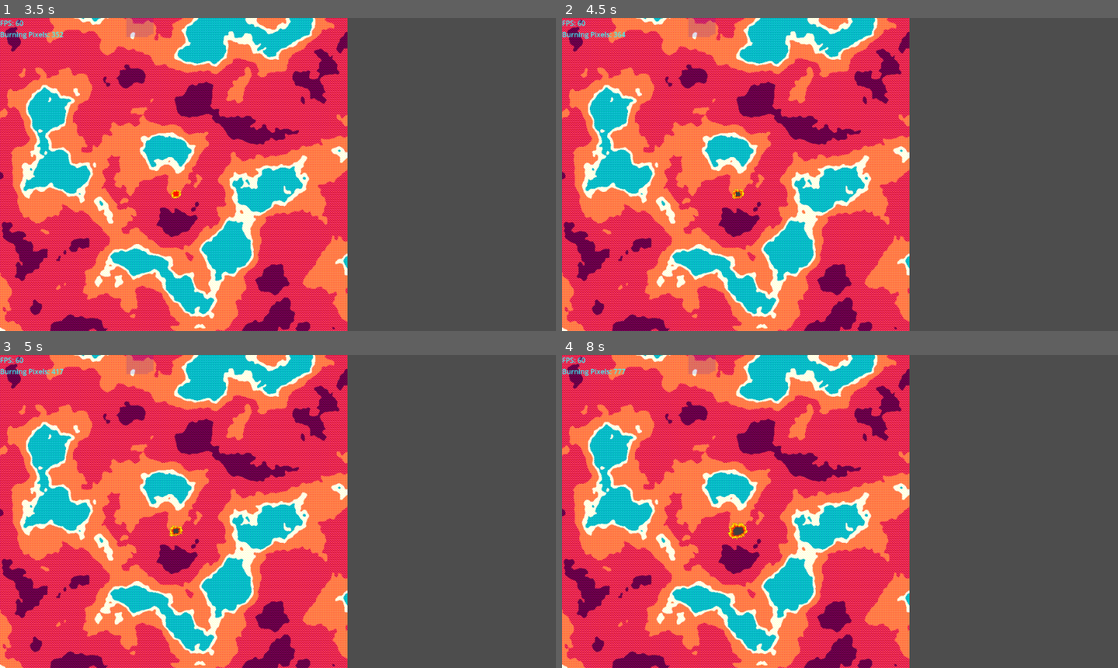
Above: before the commit, frames 1-4 (two rows, left to right).
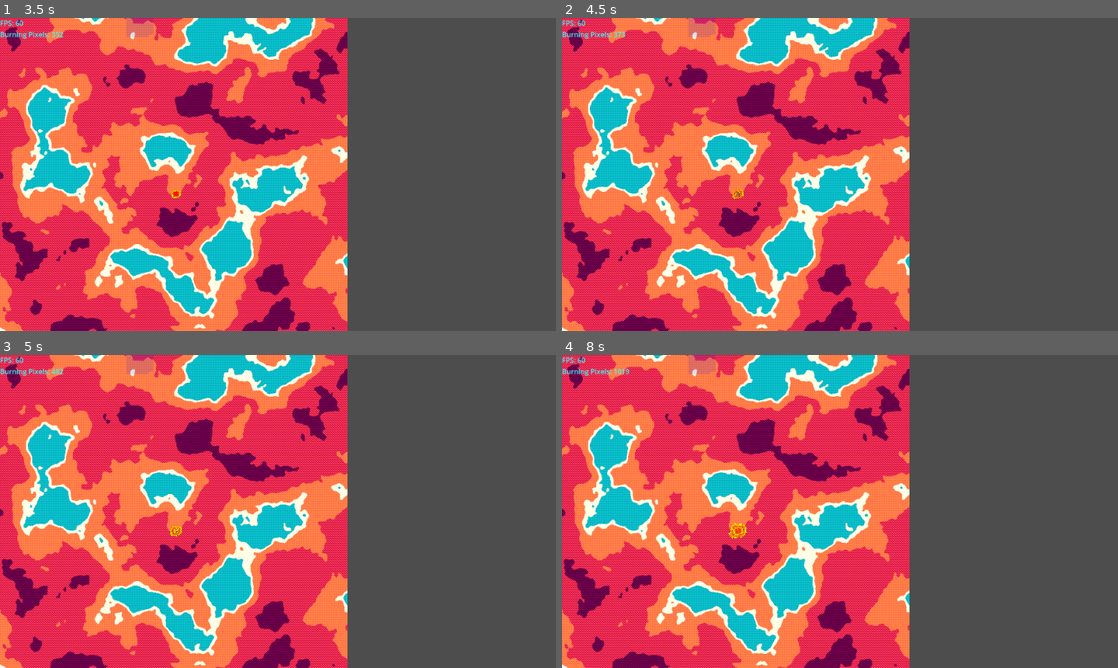
Above: after the commit, the same moments.

Repository: Levartar/2025-Brackeys-Game-Jam
Game: Godot game, scene res://scenes/game.tscn
The game is run twice, just before and just after one commit, with the same random seed, the same clock (stepped at 60 frames per second) and the same inputs.
Inputs:
- Up to frame 1 (3.5 s): hold D (right) 0.53-1.28 s; tap Space (deploy) every 0.75 s from 0.6 to 2.85 s; hold A (left) 1.28-2.03 s; tap Enter at 2 s; hold D (right) from 2.03 s (still down)
- Up to frame 2 (4.5 s): release D (right) at 3.53 s; hold A (left) from 3.53 s (still down); tap Space (deploy) at 3.6, 4.25, 4.35 s
- Up to frame 3 (5 s): keep holding A (left)
- Up to frame 4 (8 s): tap Space (deploy) every 0.75 s from 5.1 to 7.35 s; release A (left) at 5.78 s; hold D (right) from 5.78 s (still down); tap Enter at 7.25 s

Frame 1 is identical in both runs. In frame 2, less than 0.1% of the frame differs, in the area x 10-33%, y 4-58%; in frame 3, less than 0.1%; in frame 4, 0.2%, in the area x 9-34%, y 4-60%.

Commit message:
cleaned up code

Diff:
--- a/scripts/fire_starter.gd
+++ b/scripts/fire_starter.gd
@@ -21,7 +21,7 @@
 var chunk_index := 0
 const CHUNK_DIVISOR = 20
 
-const ash_col = Color(0.2, 0.2, 0.2, 1.0)
+const ash_col = Color(0.2, 0.2, 0.2, 1)
 const alpha_col = Color(0, 0, 0, 0)
 
 func _ready():
@@ -113,14 +113,11 @@
 			if water_val.b > 0.5 \
 				or earth_val.r <=0.4\
 				or earth_val.b >=0.6:
-				fire_img.set_pixel(bx, by, alpha_col)
 				to_remove.append(pos)
 				continue
 			fire_val.g -= 1.0 / 12 # Fire burns for 4 secs having 3 updates per second
 			ignite_random_neighbor(Vector2i(bx, by), to_ignite)
 			if fire_val.g <= 0.0:
-				fire_img.set_pixel(bx, by, alpha_col)
-				earth_img.set_pixel(bx, by, ash_col)
 				to_remove.append(pos)
 			else:
 				fire_img.set_pixel(bx, by, Color(fire_val.r, fire_val.g, fire_val.b, fire_val.a))
@@ -131,13 +128,20 @@
 		ignite_pixel(pos)
 	# Remove extinguished or burned out pixels from both dict and key array
 	for pos in to_remove:
-		burning_pixels.erase(pos)
-		var idx = burning_pixel_keys.find(pos)
-		if idx != -1:
-			burning_pixel_keys.remove_at(idx)
+		_extinguish_pixel(pos)
 	chunk_index = (chunk_index + 1) % CHUNK_DIVISOR
 	_update_fire_texture()
 	_update_earth_texture()
+
+func _extinguish_pixel(pos: Vector2i):
+	burning_pixels.erase(pos)
+	var idx = burning_pixel_keys.find(pos)
+	fire_img.set_pixel(pos.x, pos.y, alpha_col)
+	var old_col = earth_img.get_pixel(pos.x, pos.y)
+	var new_col = old_col.lerp(ash_col, 0.5)
+	earth_img.set_pixel(pos.x, pos.y, new_col)
+	if idx != -1:
+		burning_pixel_keys.remove_at(idx)
 
 # Convert world position to texture coordinates
 func world_to_texture_coords(world_pos: Vector2) -> Vector2i:
